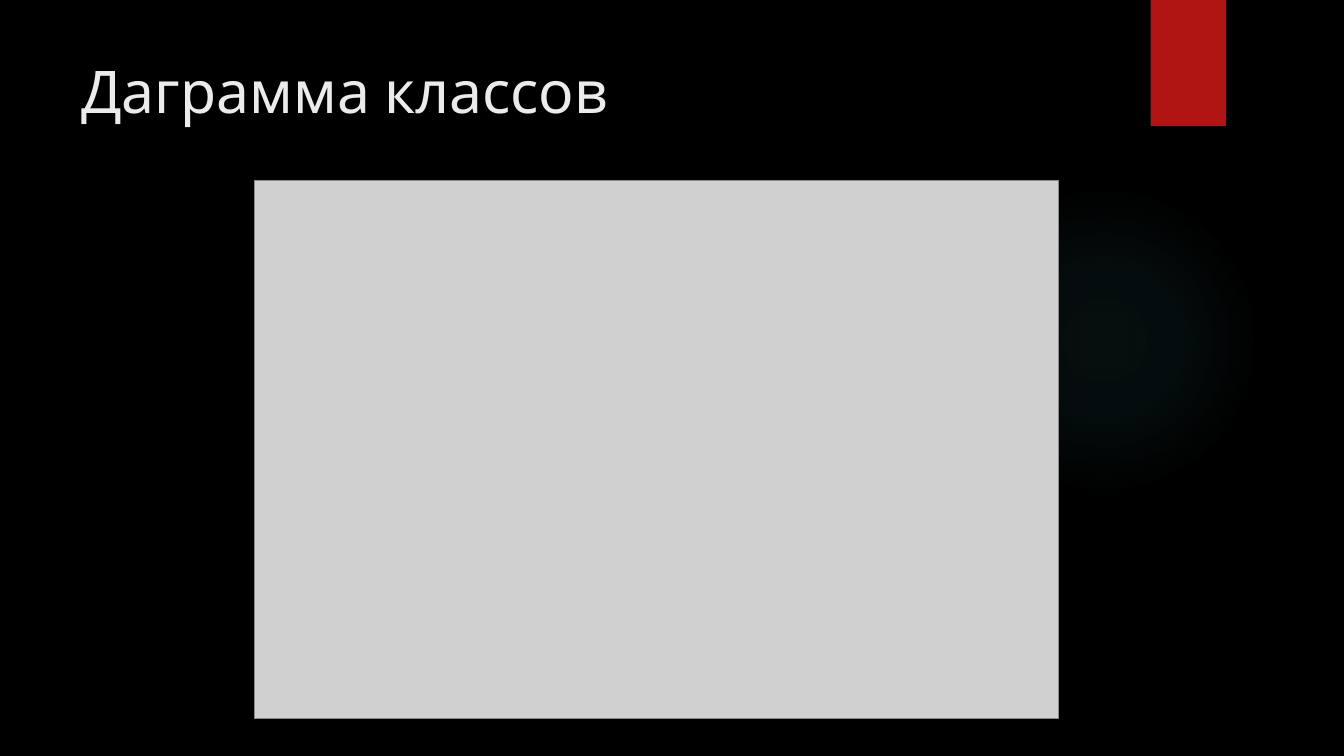
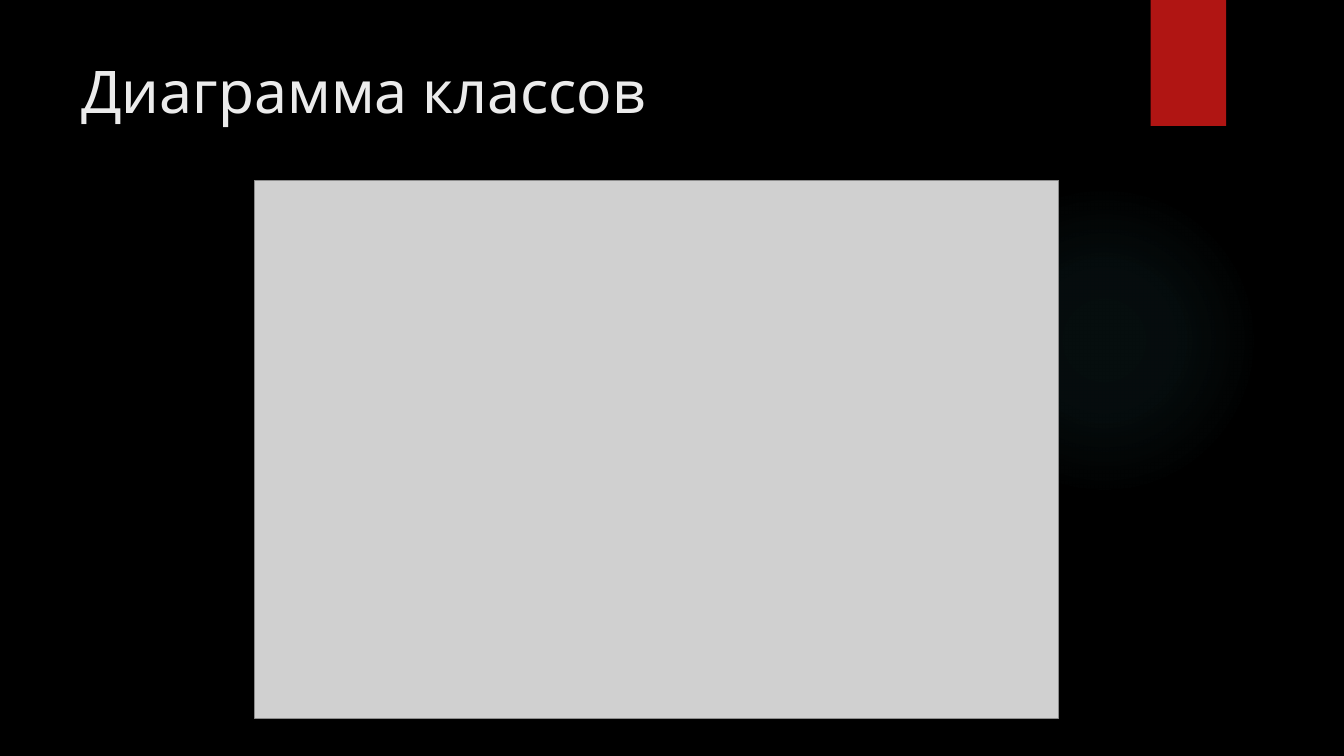
Before and after one commit to prog-kkkmt/p1-17, a slide deck: slide 5 of Курсовой проект/Презентация.pptx. Drawn at 1344x756 pixels with LibreOffice and Linux fonts; fonts in the diff are those of the drawing; grey boxes stand for pictures; background and template pictures are left out. Boxes give left, top, right and bottom in pixels: in the first picture for what was removed or moved away, otherwise in the second. Text is boxed around its words. In the diff, an @@ line names an element or a change of style, - is before the commit and + after.

Commit message:
course 556 edit

```diff
--- a/Курсовой проект/Презентация.pptx
+++ b/Курсовой проект/Презентация.pptx
@@ title at (81,71,646,127): text changed @@
-Даграмма классов
+Диаграмма классов
```
